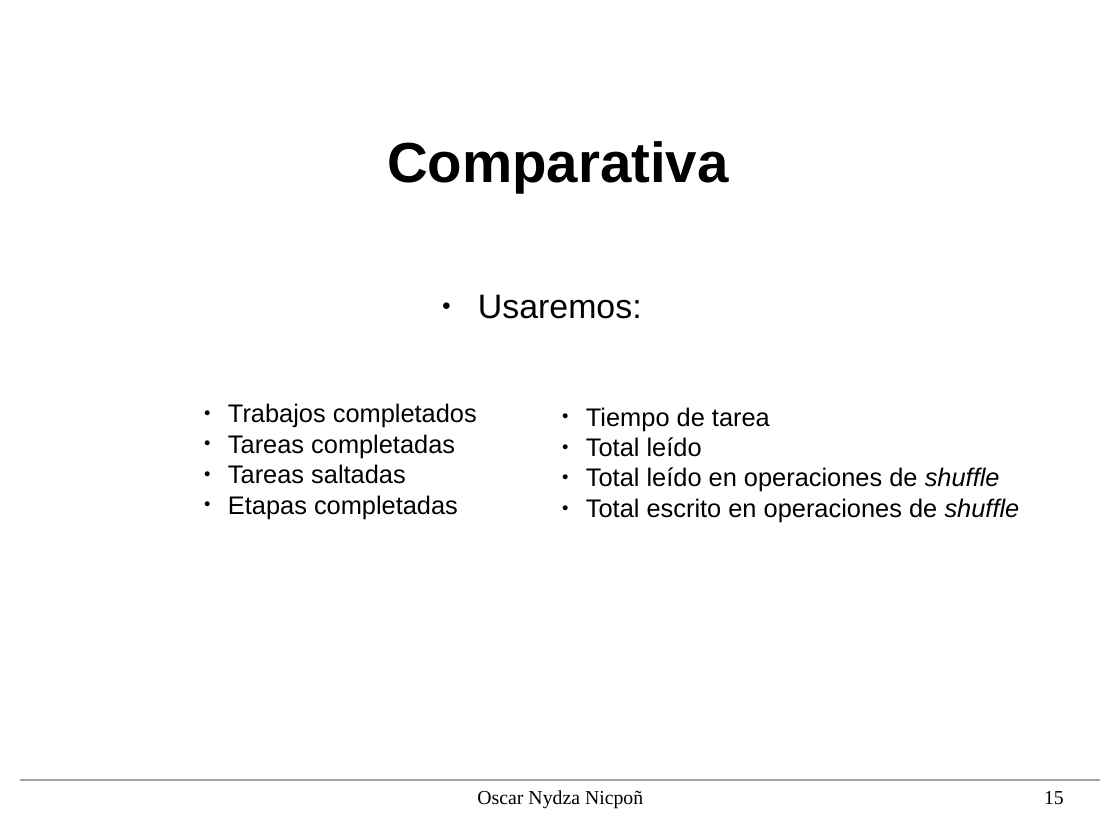
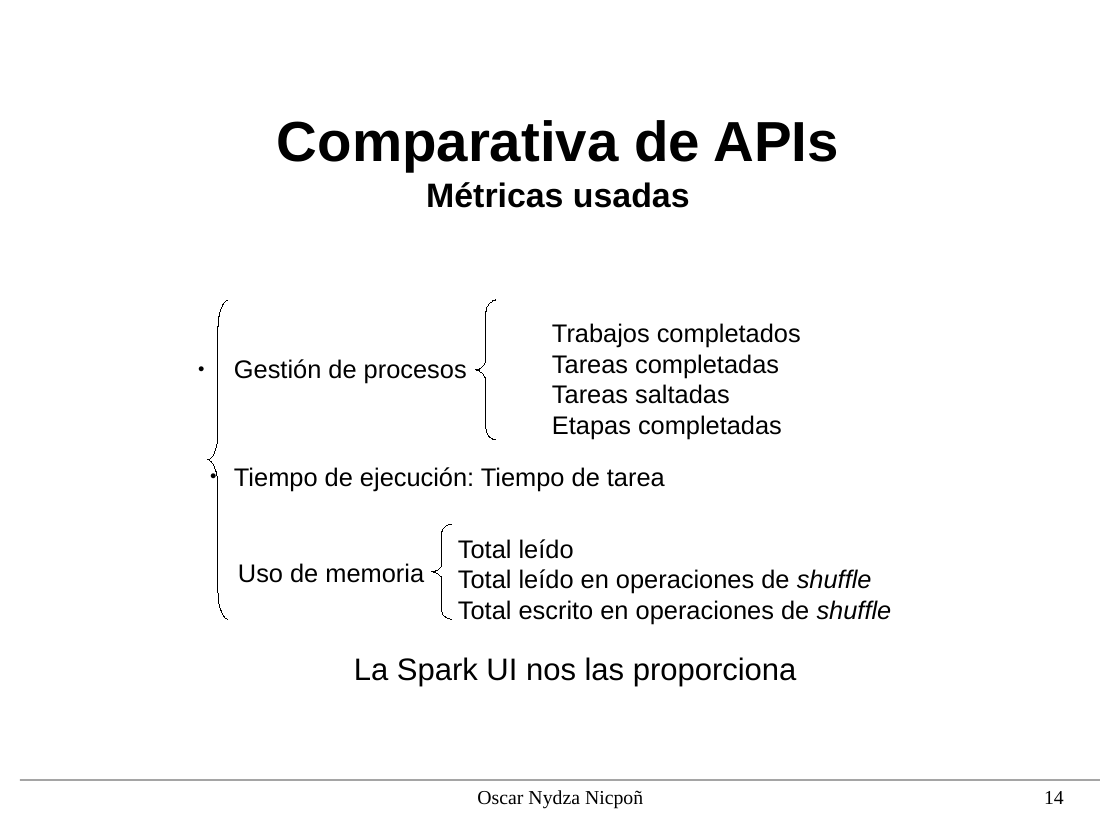
Before and after one commit to nipsn/Spark-TFG, a slide deck: slide 14 of presentacion/diapos.odp (slide 15 before the commit). Drawn at 1120x840 pixels with LibreOffice and Linux fonts; fonts in the diff are those of the drawing; background and template pictures are left out. Boxes give left, top, right and bottom in pixels: in the first picture for what was removed or moved away, otherwise in the second. Text is boxed around its words. In the diff, an @@ line names an element or a change of style, - is before the commit and + after.

```diff
--- a/presentacion/diapos.odp
+++ b/presentacion/diapos.odp
@@ title at (x1=277, y1=120, x2=838, y2=208): text changed @@
-Comparativa
+Comparativa de APIs
+Métricas usadas
@@ text "Trabajos completados" moved from (x1=228, y1=403, x2=477, y2=519) to (x1=552, y1=323, x2=801, y2=439) @@
@@ text "Trabajos completados" at (x1=552, y1=323, x2=801, y2=439): bullet ● to none @@
@@ text removed at (x1=478, y1=294, x2=642, y2=319) @@
-● Usaremos:
@@ freeform shape added at (x1=208, y1=300, x2=229, y2=619), outline #000000 0 pt @@
@@ freeform shape added at (x1=477, y1=300, x2=497, y2=440), outline #000000 0 pt @@
@@ text added at (x1=234, y1=359, x2=467, y2=383), 18 pt, text #000000 @@
+● Gestión de procesos
@@ text at (x1=586, y1=407, x2=770, y2=431): paragraph removed @@
-● Tiempo de tarea
@@ text added at (x1=234, y1=467, x2=665, y2=491), 18 pt, text #000000 @@
+● Tiempo de ejecución: Tiempo de tarea
@@ freeform shape added at (x1=432, y1=524, x2=452, y2=620), outline #000000 0 pt @@
@@ text "Total leído" at (x1=458, y1=539, x2=892, y2=624): bullet ● to none @@
@@ text "Total leído" moved from (x1=586, y1=407, x2=1020, y2=522) to (x1=458, y1=539, x2=892, y2=624) @@
@@ text added at (x1=238, y1=563, x2=424, y2=583), 18 pt, text #000000 @@
+Uso de memoria
@@ text added at (x1=354, y1=657, x2=797, y2=686), 22 pt, text #000000 @@
+La Spark UI nos las proporciona
@@ page number at (x1=1044, y1=791, x2=1064, y2=804): text changed @@
-15
+14
```
Also in this commit, not shown: 18 other slides changed, 5 slides removed, 1 other file.
